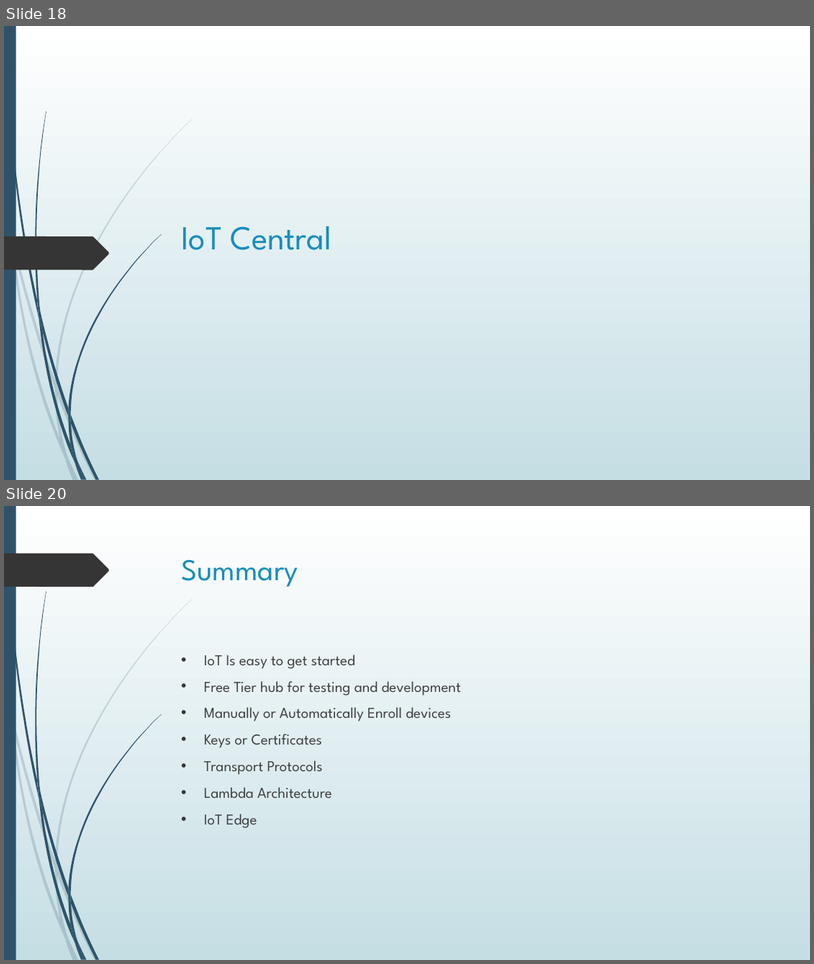
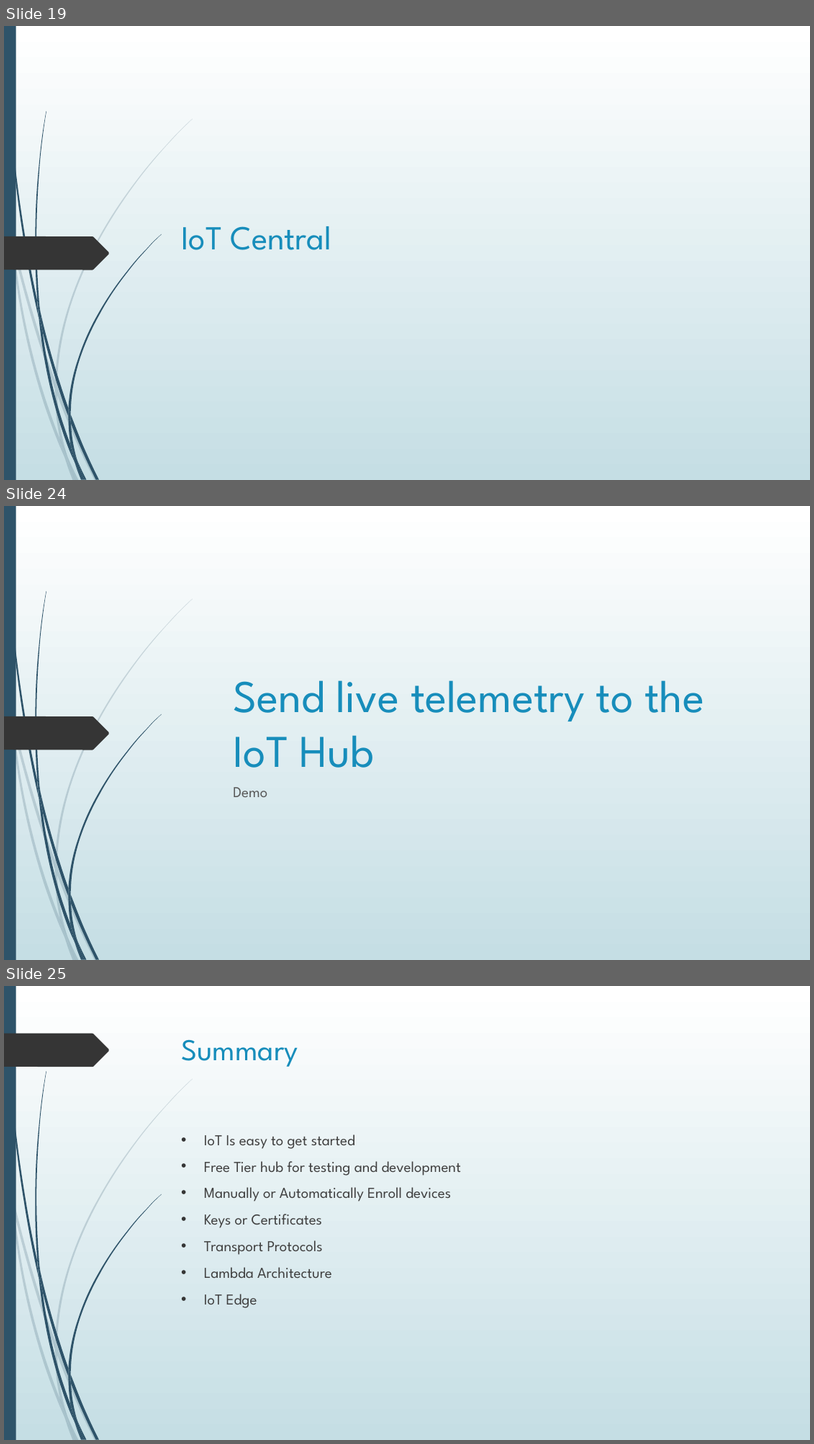
Before and after one commit to blgorman/IntroToIoT, a slide deck: IntroductionToIoT.pptx. Shown one above the other, each under a label of ours: slides 18 and 20 before the commit, slides 19, 24 and 25 after it; the slides between them are not shown. The pictures are 814x964 and 814x1444 pixels, drawn with LibreOffice and Linux fonts; fonts in the diff are those of the drawing. Boxes give left, top, right and bottom in pixels: in the first picture for what was removed or moved away, otherwise in the second. Text is boxed around its words. In the diff, an @@ line names an element or a change of style, - is before the commit and + after.

```diff
--- a/IntroductionToIoT.pptx
+++ b/IntroductionToIoT.pptx
@@ slide 24 added at <box>4,506,810,960</box>, background gradient #FFFFFF to #C5DEE5; not listed: 24 template elements that a slide beside it also shows @@
@@ title added at <box>233,680,705,767</box>, 54 pt, text #178DBB @@
+Send live telemetry to the IoT Hub
@@ text added at <box>233,787,268,797</box>, 18 pt, text #595959 @@
+Demo
@@ what was slide 18 is now slide 19 @@
@@ what was slide 20 is now slide 25 @@
```
Also in this commit, not shown: 5 slides changed, 4 other slides added, 2 other files.
